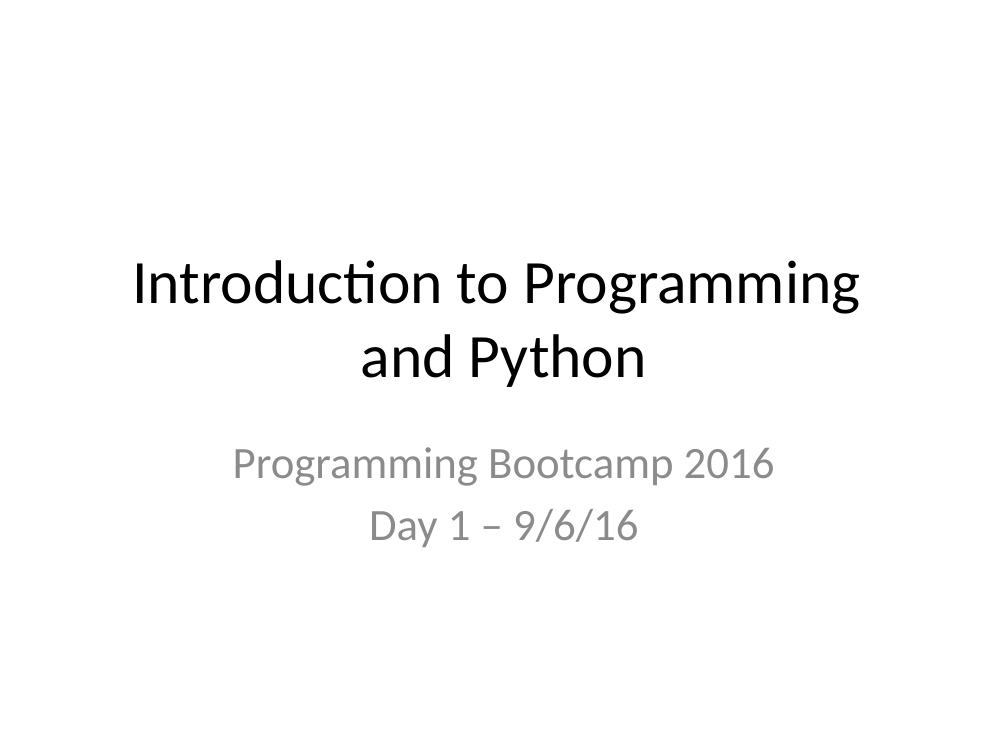
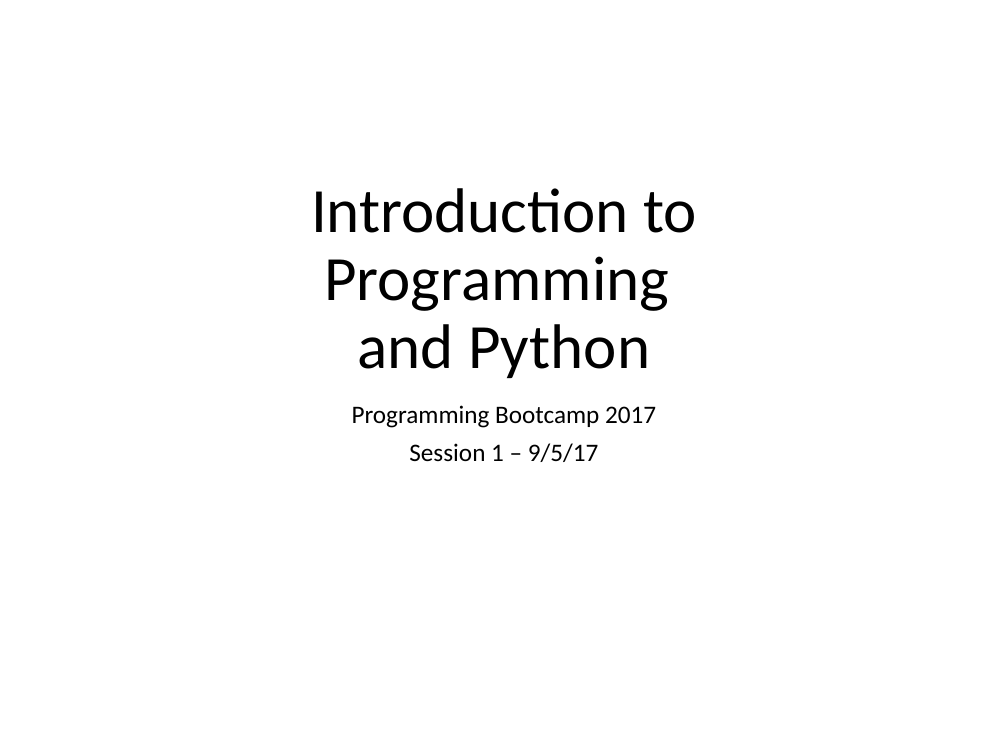
Before and after one commit to PennGCB/python_bootcamp, a slide deck: slide 5 of lab1/py27/lab1_introduction_to_python.pptx. Drawn at 1008x756 pixels with LibreOffice and Linux fonts; fonts in the diff are those of the drawing. Boxes give left, top, right and bottom in pixels: in the first picture for what was removed or moved away, otherwise in the second. Text is boxed around its words. In the diff, an @@ line names an element or a change of style, - is before the commit and + after.

```diff
--- a/lab1/py27/lab1_introduction_to_python.pptx
+++ b/lab1/py27/lab1_introduction_to_python.pptx
@@ title "Introduction to Programming and Python": place and size @@
-title "Introduction to Programming and Python" at bbox=[132, 260, 860, 387]
+title "Introduction to Programming and Python" at bbox=[311, 188, 697, 378]
@@ title "Introduction to Programming and Python" at bbox=[311, 188, 697, 378]: size 44 to 45 pt; line spacing 1 to 0.9; vertical alignment middle to bottom @@
@@ subtitle at bbox=[352, 405, 656, 462]: text changed; size 32 to 18 pt; text colour #8C8C8C to #000000 @@
-Programming Bootcamp 2016
-Day 1 – 9/6/16
+Programming Bootcamp 2017
+Session 1 – 9/5/17
```
Also in this commit, not shown: 64 other slides changed, 7 other files.
